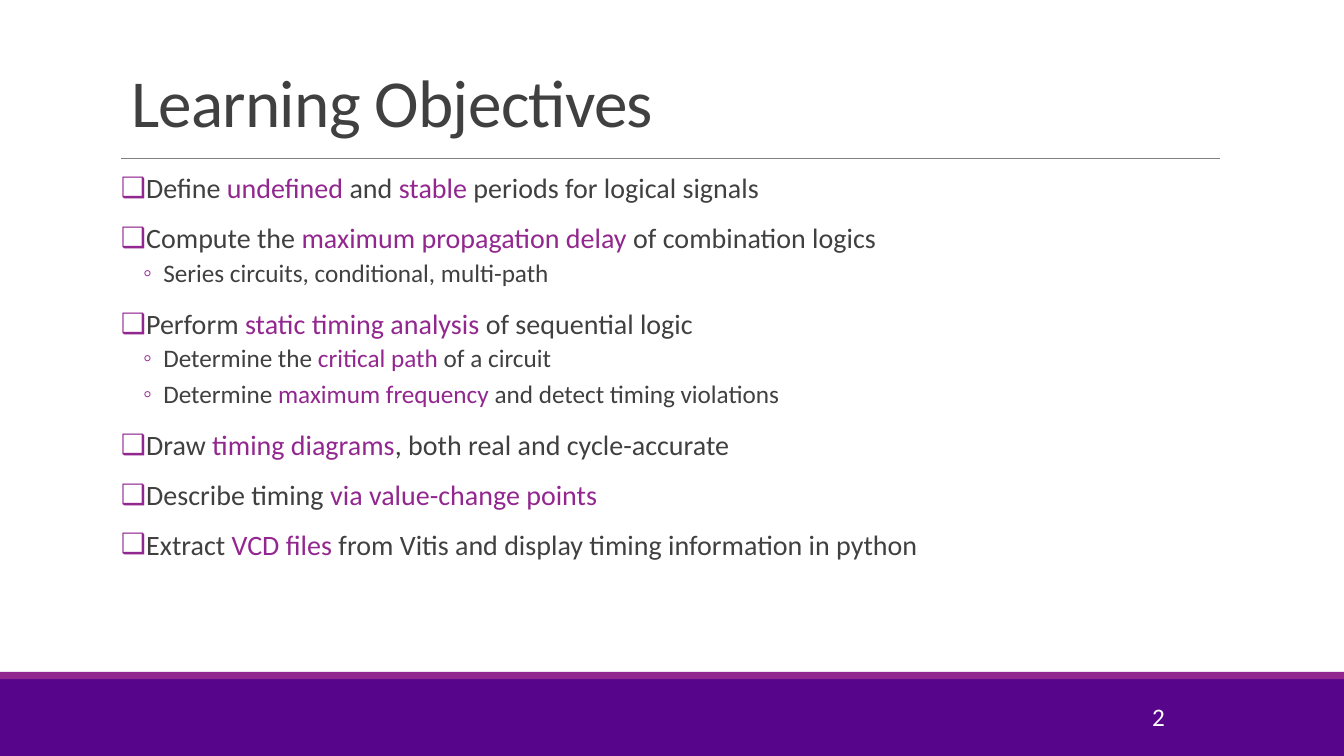
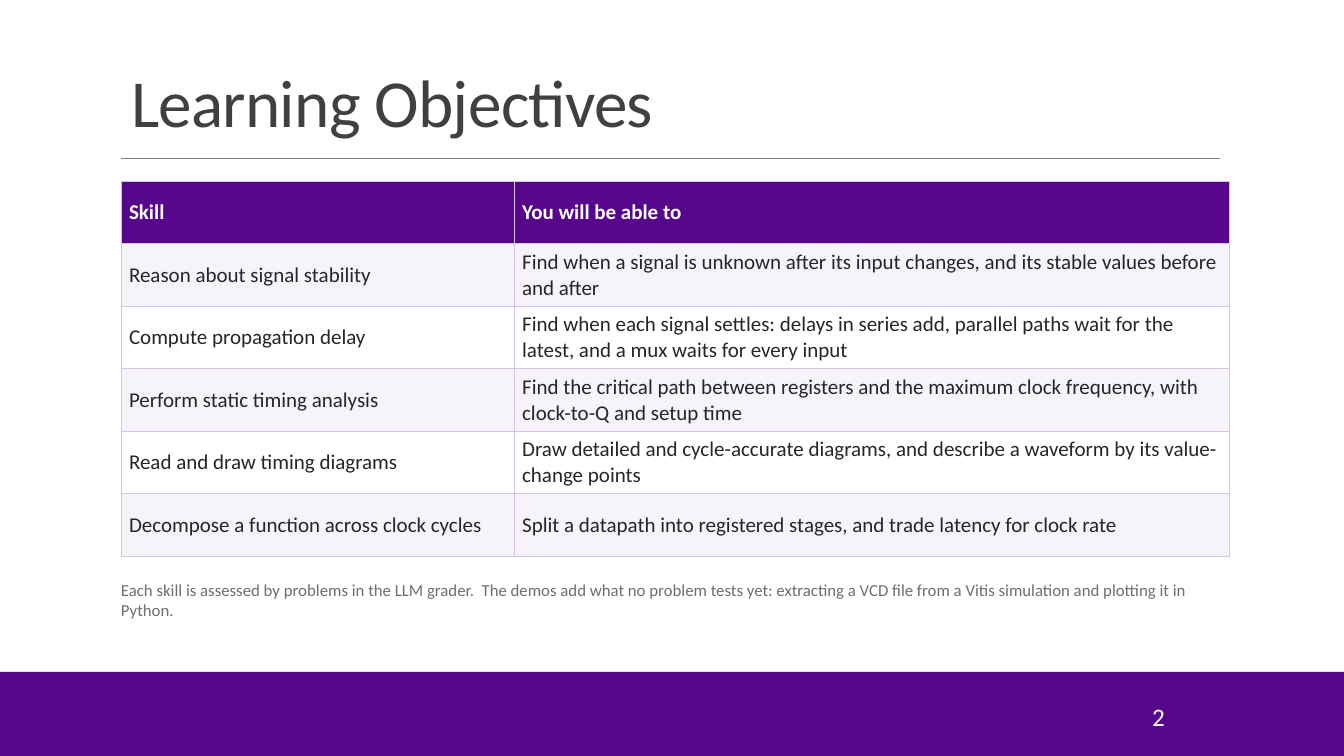
Before and after one commit to sdrangan/hwdesign, a slide deck: slide 2 of units/unit06_timing/timing.pptx. Drawn at 1344x756 pixels with LibreOffice and Linux fonts; fonts in the diff are those of the drawing; background and template pictures are left out. Boxes give left, top, right and bottom in pixels: in the first picture for what was removed or moved away, otherwise in the second. Text is boxed around its words. In the diff, an @@ line names an element or a change of style, - is before the commit and + after.

```diff
--- a/units/unit06_timing/timing.pptx
+++ b/units/unit06_timing/timing.pptx
@@ text removed at [146, 178, 917, 560] @@
-❑ Define undefined and stable periods for logical signals
-❑ Compute the maximum propagation delay of combination logics
-  ◦ Series circuits, conditional, multi-path
-❑ Perform static timing analysis of sequential logic
-  ◦ Determine the critical path of a circuit
-  ◦ Determine maximum frequency and detect timing violations
-❑ Draw timing diagrams, both real and cycle-accurate
-❑ Describe timing via value-change points
-❑ Extract VCD files from Vitis and display timing information in python
@@ table added at [121, 181, 1230, 557], 6 rows, 2 columns @@
+Skill | You will be able to
+Reason about signal stability | Find when a signal is unknown after its input changes, and its stable values before and after
+Compute propagation delay | Find when each signal settles: delays in series add, parallel paths wait for the latest, and a mux waits for every input
+Perform static timing analysis | Find the critical path between registers and the maximum clock frequency, with clock-to-Q and setup time
+Read and draw timing diagrams | Draw detailed and cycle-accurate diagrams, and describe a waveform by its value-change points
+Decompose a function across clock cycles | Split a datapath into registered stages, and trade latency for clock rate
@@ text added at [121, 584, 1186, 619], 12 pt, text #6E6E6E @@
+Each skill is assessed by problems in the LLM grader. The demos add what no problem tests yet: extracting a VCD file from a Vitis simulation and plotting it in Python.
@@ rectangle at [0, 671, 1344, 679]: fill #92278F to #57068C @@
```
Also in this commit, not shown: 55 other slides changed, 14 slides added, 11 slides removed, 57 other files.
